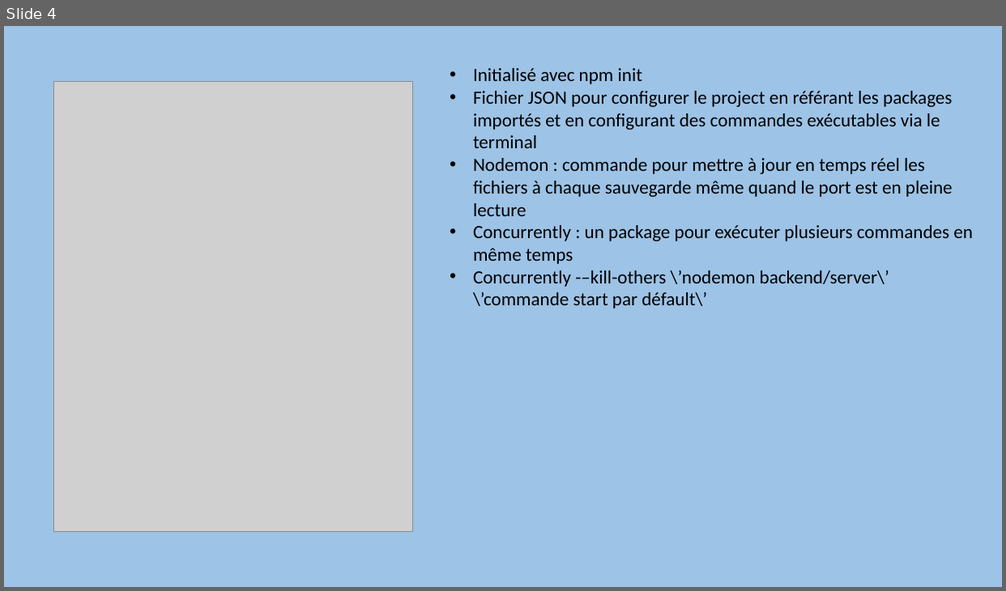
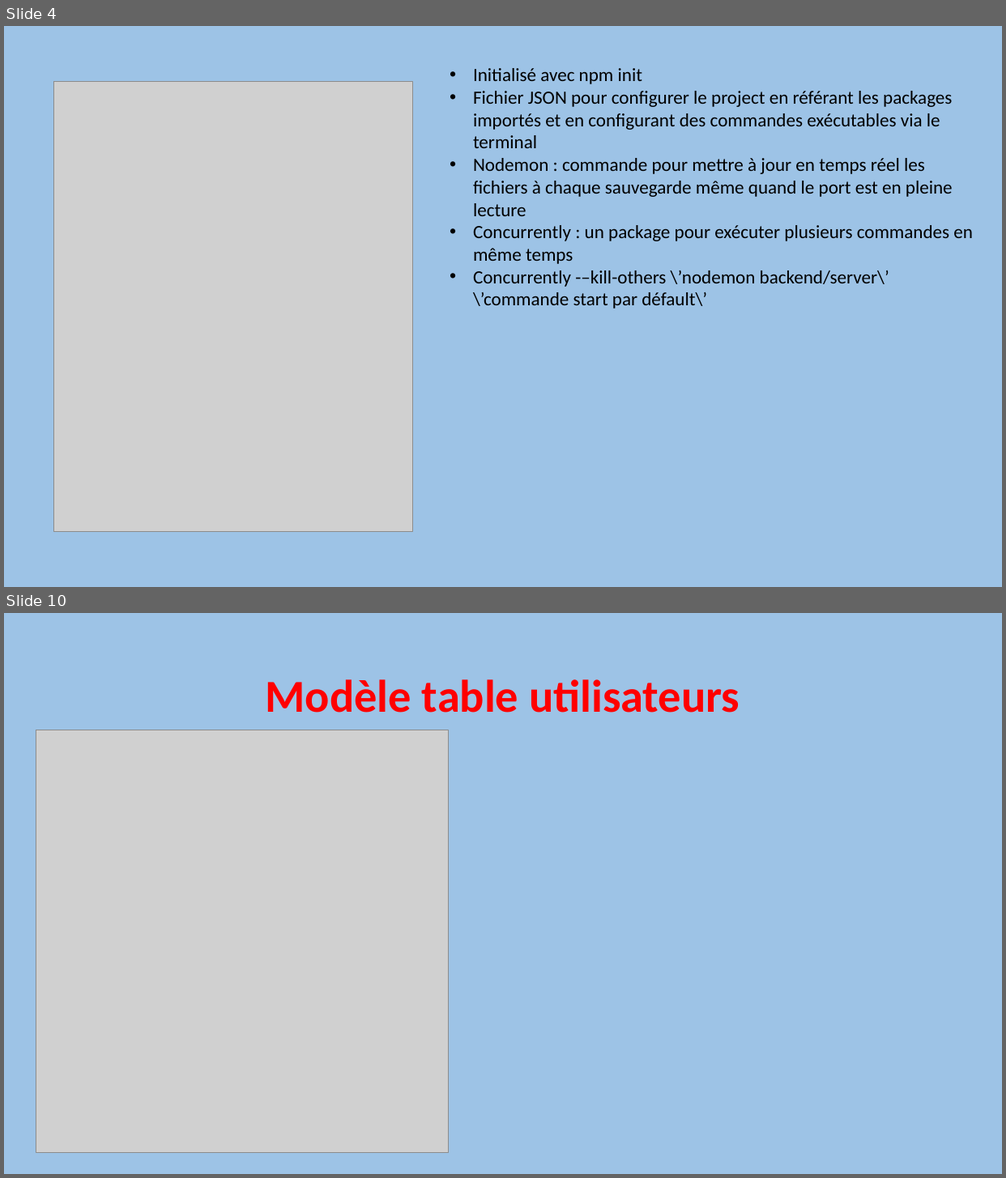
Before and after one commit to GloireDianzenza/ProjetFinal, a slide deck: documentation/Dossier Projet/Projet Slides.pptx. Shown one above the other, each under a label of ours: slide 4 before the commit, slides 4 and 10 after it; the slides between them are not shown. The pictures are 1006x591 and 1006x1178 pixels, drawn with LibreOffice and Linux fonts; fonts in the diff are those of the drawing; grey boxes stand for pictures. Boxes give left, top, right and bottom in pixels: in the first picture for what was removed or moved away, otherwise in the second. Text is boxed around its words. In the diff, an @@ line names an element or a change of style, - is before the commit and + after.

```diff
--- a/documentation/Dossier Projet/Projet Slides.pptx
+++ b/documentation/Dossier Projet/Projet Slides.pptx
@@ slide 10 added at <box>4,613,1002,1174</box>, background #9DC3E6 @@
@@ title added at <box>266,679,739,713</box>, 44 pt, text #FF0000, bold @@
+Modèle table utilisateurs
@@ picture added at <box>36,730,449,1152</box> @@
```
Also in this commit, not shown: 2 slides changed, 6 other slides added, 9 other files.
